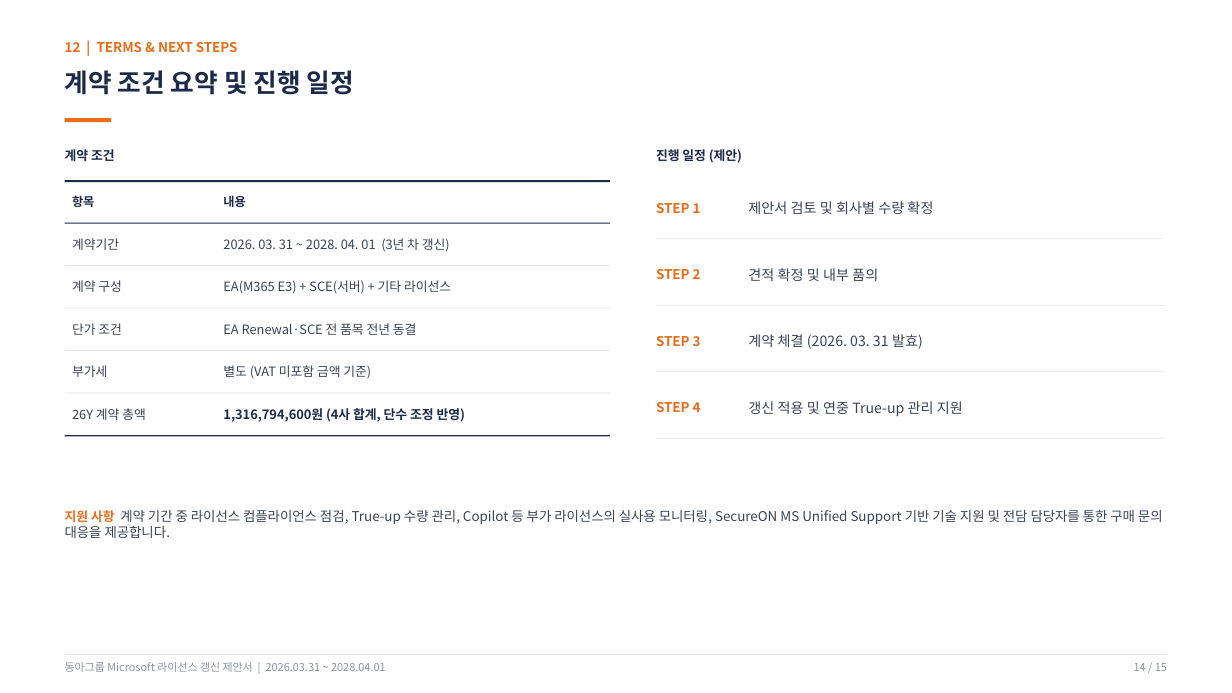
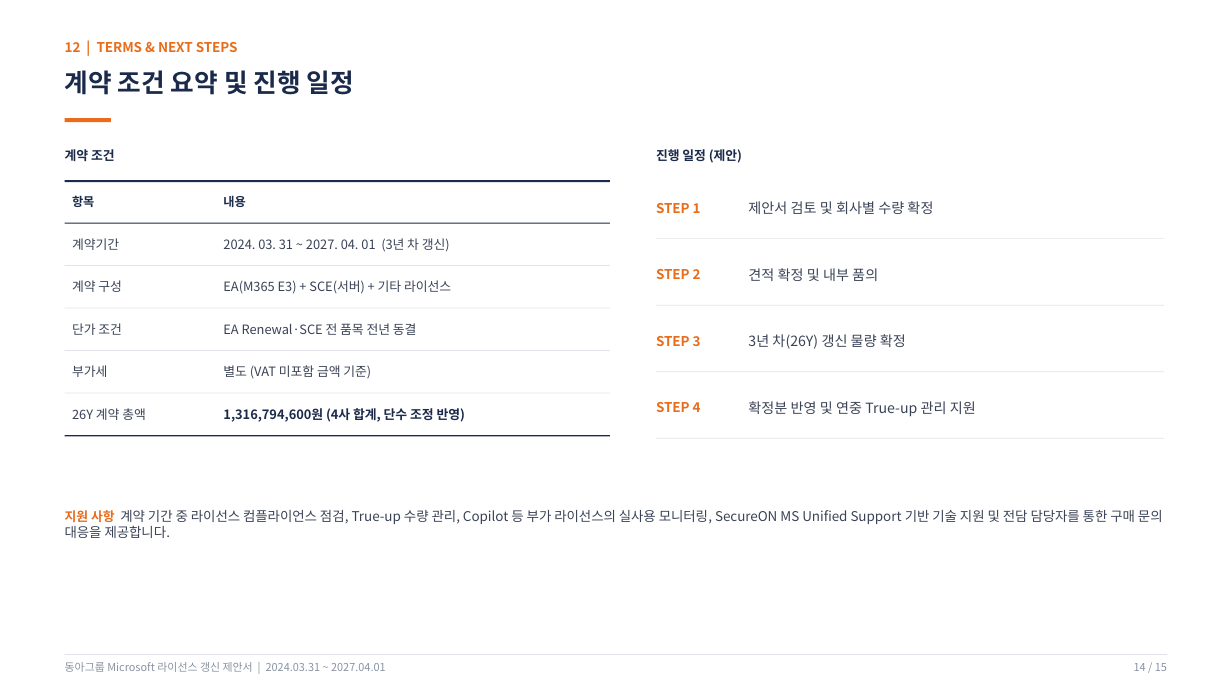
Before and after one commit to mss881024-dev/first-project, a slide deck: slide 14 of docs/ea-renewal-proposal/동아그룹_Microsoft_라이선스_갱신제안서_2026.pptx. Drawn at 1232x693 pixels with LibreOffice and Linux fonts; fonts in the diff are those of the drawing. Boxes give left, top, right and bottom in pixels: in the first picture for what was removed or moved away, otherwise in the second. Text is boxed around its words. In the diff, an @@ line names an element or a change of style, - is before the commit and + after.

```diff
--- a/docs/ea-renewal-proposal/동아그룹_Microsoft_라이선스_갱신제안서_2026.pptx
+++ b/docs/ea-renewal-proposal/동아그룹_Microsoft_라이선스_갱신제안서_2026.pptx
@@ table at box(65, 180, 610, 435) @@
-row 2, column 2: 2026. 03. 31 ~ 2028. 04. 01 (3년 차 갱신)
+row 2, column 2: 2024. 03. 31 ~ 2027. 04. 01 (3년 차 갱신)
@@ text at box(748, 334, 906, 349): text changed @@
-계약 체결 (2026. 03. 31 발효)
+3년 차(26Y) 갱신 물량 확정
@@ text at box(748, 401, 976, 417): text changed @@
-갱신 적용 및 연중 True-up 관리 지원
+확정분 반영 및 연중 True-up 관리 지원
@@ text at box(65, 662, 386, 672): text changed @@
-동아그룹 Microsoft 라이선스 갱신 제안서 | 2026.03.31 ~ 2028.04.01
+동아그룹 Microsoft 라이선스 갱신 제안서 | 2024.03.31 ~ 2027.04.01
```
Also in this commit, not shown: 13 other slides changed, 2 other files.
